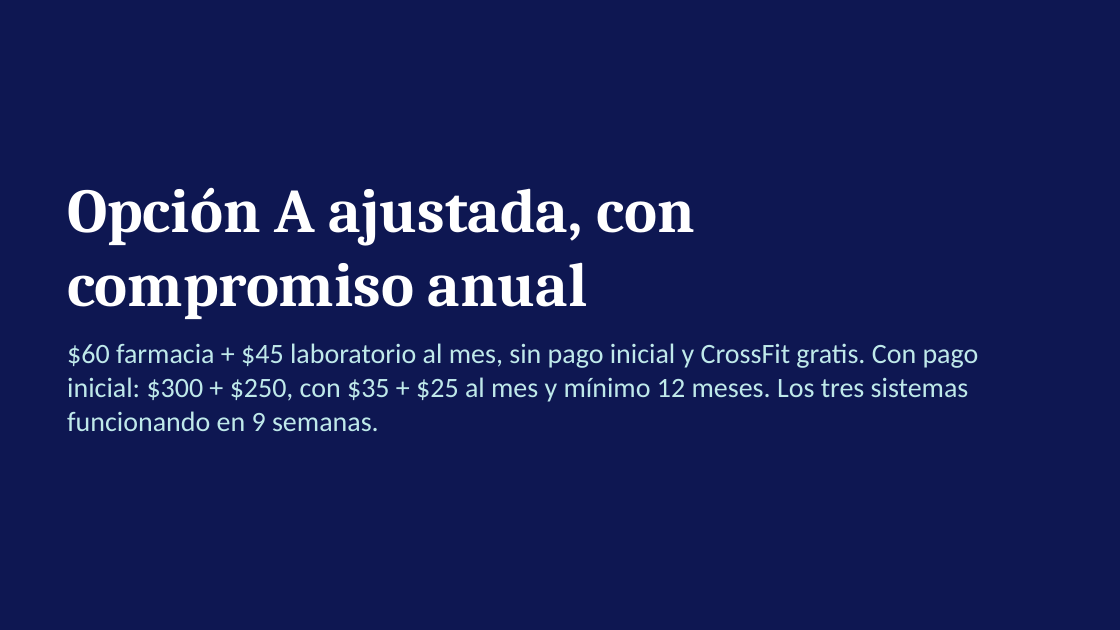
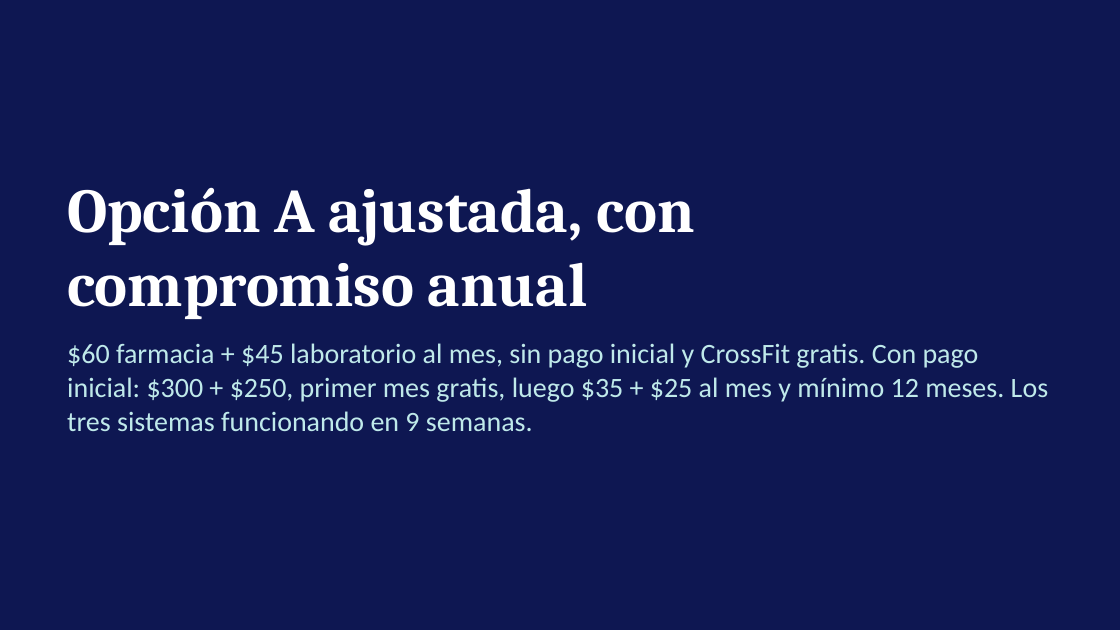
Before and after one commit to josedanielgt1/azullab, a slide deck: slide 17 of propuesta/Precios Grupo Azullab.pptx. Drawn at 1120x630 pixels with LibreOffice and Linux fonts; fonts in the diff are those of the drawing. Boxes give left, top, right and bottom in pixels: in the first picture for what was removed or moved away, otherwise in the second. Text is boxed around its words. In the diff, an @@ line names an element or a change of style, - is before the commit and + after.

```diff
--- a/propuesta/Precios Grupo Azullab.pptx
+++ b/propuesta/Precios Grupo Azullab.pptx
@@ text at box(67, 343, 1048, 431): text changed @@
-$60 farmacia + $45 laboratorio al mes, sin pago inicial y CrossFit gratis. Con pago inicial: $300 + $250, con $35 + $25 al mes y mínimo 12 meses. Los tres sistemas funcionando en 9 semanas.
+$60 farmacia + $45 laboratorio al mes, sin pago inicial y CrossFit gratis. Con pago inicial: $300 + $250, primer mes gratis, luego $35 + $25 al mes y mínimo 12 meses. Los tres sistemas funcionando en 9 semanas.
```
Also in this commit, not shown: 7 other slides changed.
